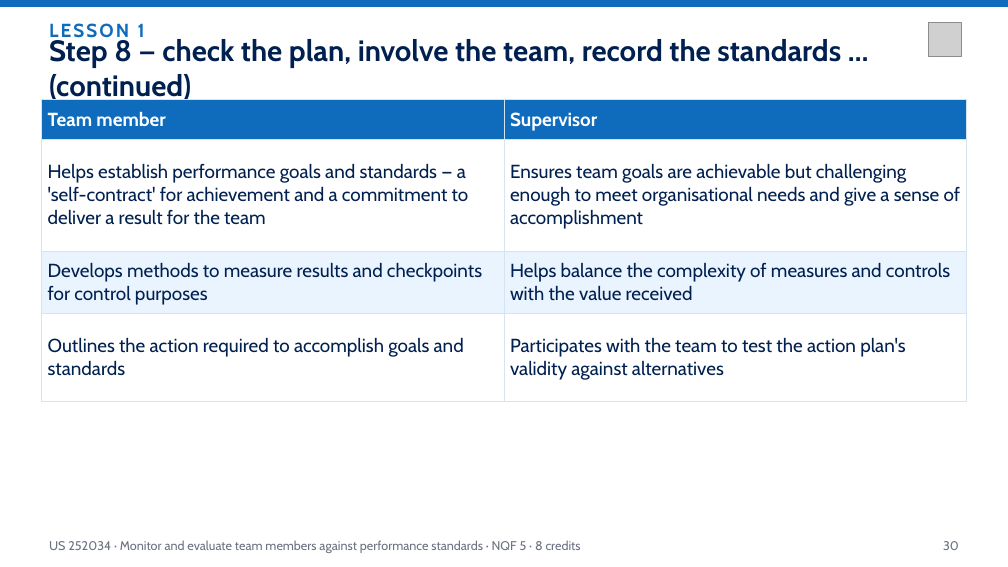
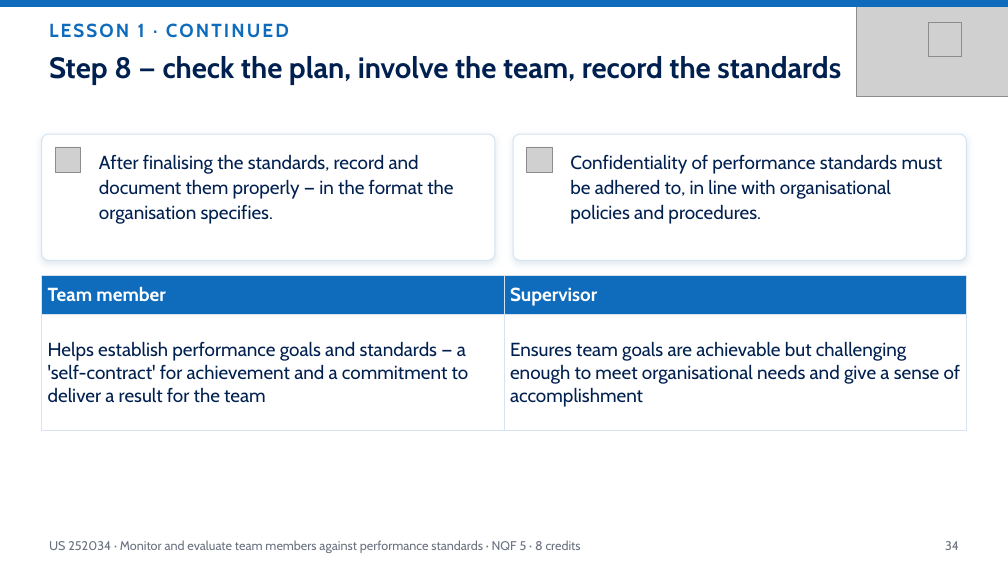
Before and after one commit to andrekyle/ITsystemsupport, a slide deck: slide 34 of public/downloads/US-252034-Monitor-Evaluate-Performance.pptx (slide 30 before the commit). Drawn at 1008x567 pixels with LibreOffice and Linux fonts; fonts in the diff are those of the drawing; grey boxes stand for pictures. Boxes give left, top, right and bottom in pixels: in the first picture for what was removed or moved away, otherwise in the second. Text is boxed around its words. In the diff, an @@ line names an element or a change of style, - is before the commit and + after.

Commit message:
Decks: measured title/card heights (no overlap or clipping), CONTINUED moved to eyebrow, icon-card bullets and corner watermarks

```diff
--- a/public/downloads/US-252034-Monitor-Evaluate-Performance.pptx
+++ b/public/downloads/US-252034-Monitor-Evaluate-Performance.pptx
@@ text at bbox=[49, 23, 289, 38]: text changed @@
-LESSON 1
+LESSON 1 · CONTINUED
@@ picture added at bbox=[857, 0, 1008, 96] @@
@@ text "Step 8 — check the ..." at bbox=[49, 56, 841, 85]: vertical alignment middle to top @@
@@ text at bbox=[49, 56, 841, 85]: text changed @@
-Step 8 — check the plan, involve the team, record the standards …(continued)
+Step 8 — check the plan, involve the team, record the standards
@@ rounded rectangle added at bbox=[42, 134, 495, 260], fill #FFFFFF, outline #D5E3F2 1 pt @@
@@ picture added at bbox=[55, 147, 81, 172] @@
@@ rounded rectangle added at bbox=[513, 134, 967, 260], fill #FFFFFF, outline #D5E3F2 1 pt @@
@@ picture added at bbox=[526, 147, 552, 172] @@
@@ text added at bbox=[99, 154, 453, 224], 18 pt, text #002050 @@
+After finalising the standards, record and document them properly — in the format the organisation specifies.
@@ text added at bbox=[570, 154, 943, 224], 18 pt, text #002050 @@
+Confidentiality of performance standards must be adhered to, in line with organisational policies and procedures.
@@ table at bbox=[42, 275, 967, 411] @@
-row 3: Develops methods to measure results and checkpoints for control purposes | Helps balance the complexity of measures and controls with the value received
-row 4: Outlines the action required to accomplish goals and standards | Participates with the team to test the action plan's validity against alternatives
@@ table: place and size @@
-table at bbox=[42, 100, 967, 384]
+table at bbox=[42, 275, 967, 411]
@@ text at bbox=[945, 541, 959, 550]: text changed @@
-30
+34
```
Also in this commit, not shown: 46 other slides changed, 4 slides added, 3 other files.
